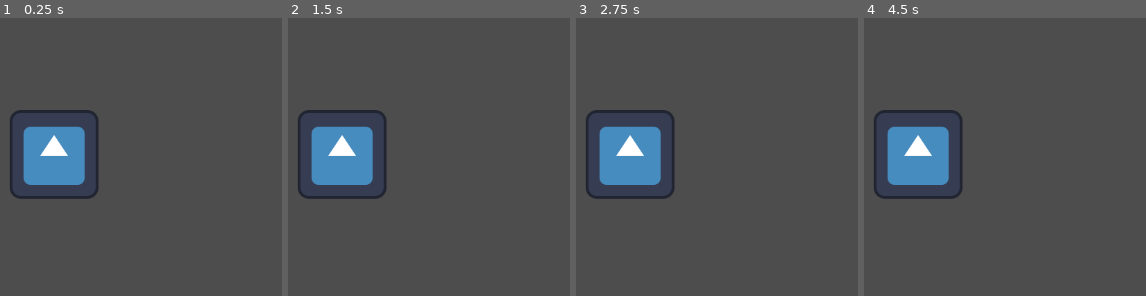
Above: before the commit, frames 1-4 (left to right).
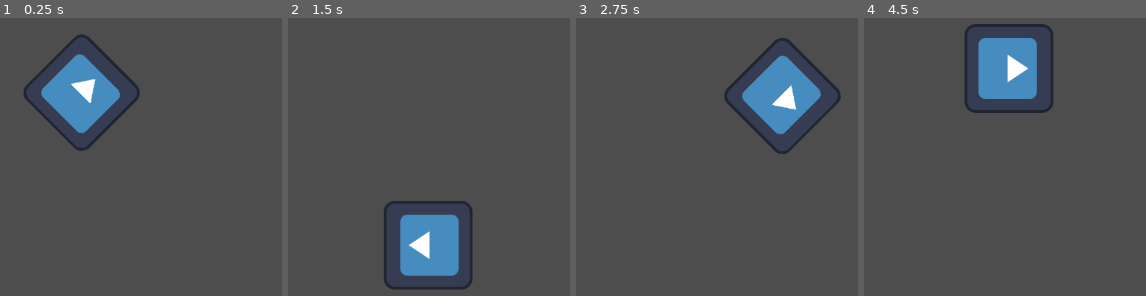
Above: after the commit, the same moments.

Repository: evneis/godot-learning-sandbox
Game: Godot game, scene res://sprite.tscn
The game is run twice, just before and just after one commit, with the same random seed, the same clock (stepped at 60 frames per second) and the same inputs. Before the commit the project starts from res://label.tscn. The engine's default icon, where the game draws it, is replaced by a stand-in: a white triangle on a blue panel in a dark square.
Inputs:
- Up to frame 1 (0.25 s): no input
- Up to frame 2 (1.5 s): no input
- Up to frame 3 (2.75 s): no input
- Up to frame 4 (4.5 s): no input

The runs differ from the first frame. In frame 1, 11% of the frame differs, in the area x 3-50%, y 6-66%; in frame 2, 12%; in frame 3, 12%, in the area x 3-94%, y 7-66%; in frame 4, 12%.

Commit message:
scripting changes

Diff:
--- a/label.tscn
+++ /dev/null
@@ -1,9 +0,0 @@
-[gd_scene load_steps=3 format=3 uid="uid://bosou7nbpgjg1"]
-
-[ext_resource type="Texture2D" uid="uid://dba1ekk5wvghq" path="res://icon.svg" id="1_y38sv"]
-[ext_resource type="Script" uid="uid://den1bigs5stby" path="res://sprite.gd" id="2_06tve"]
-
-[node name="Sprite2D" type="Sprite2D"]
-position = Vector2(450, 295)
-texture = ExtResource("1_y38sv")
-script = ExtResource("2_06tve")
--- a/sprite.gd
+++ b/sprite.gd
@@ -1 +1,8 @@
 extends Sprite2D
+var speed = 400
+var angular_speed = PI
+
+func _process(delta):
+	rotation += angular_speed * delta
+	var velocity = Vector2.UP.rotated(rotation) * speed
+	position += velocity * delta
--- /dev/null
+++ b/sprite.tscn
@@ -0,0 +1,9 @@
+[gd_scene load_steps=3 format=3 uid="uid://bosou7nbpgjg1"]
+
+[ext_resource type="Texture2D" uid="uid://dba1ekk5wvghq" path="res://icon.svg" id="1_85fgi"]
+[ext_resource type="Script" uid="uid://den1bigs5stby" path="res://sprite.gd" id="2_go338"]
+
+[node name="Sprite2D" type="Sprite2D"]
+position = Vector2(450, 295)
+texture = ExtResource("1_85fgi")
+script = ExtResource("2_go338")
